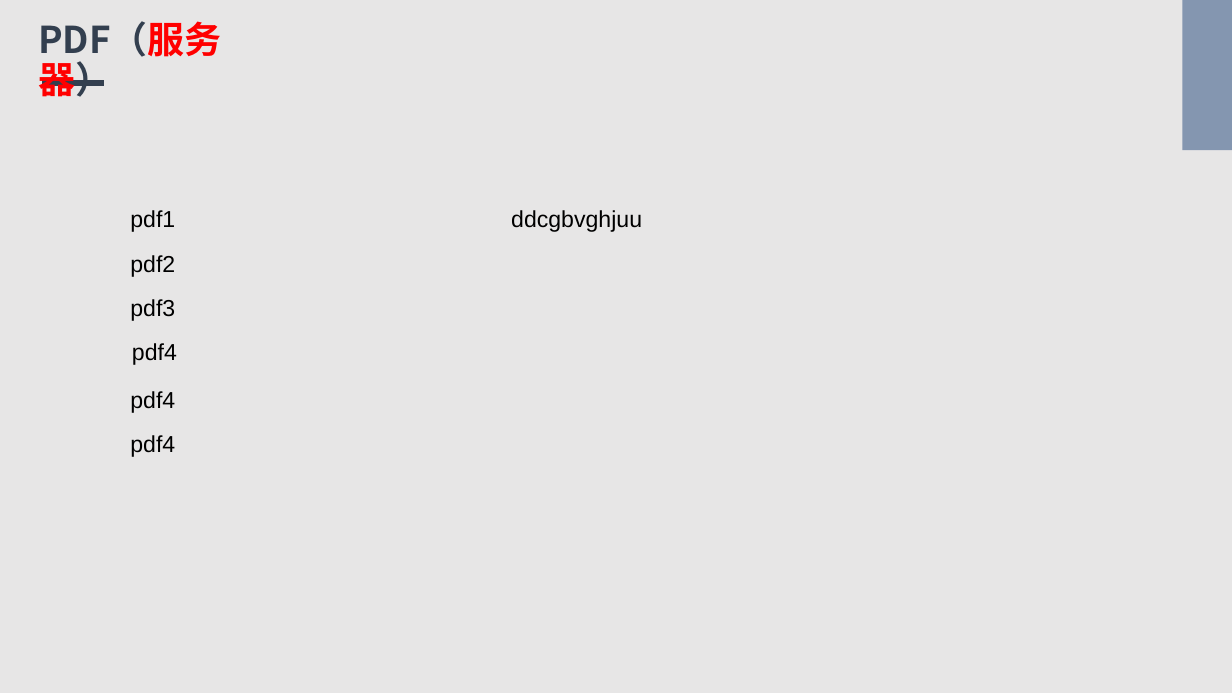
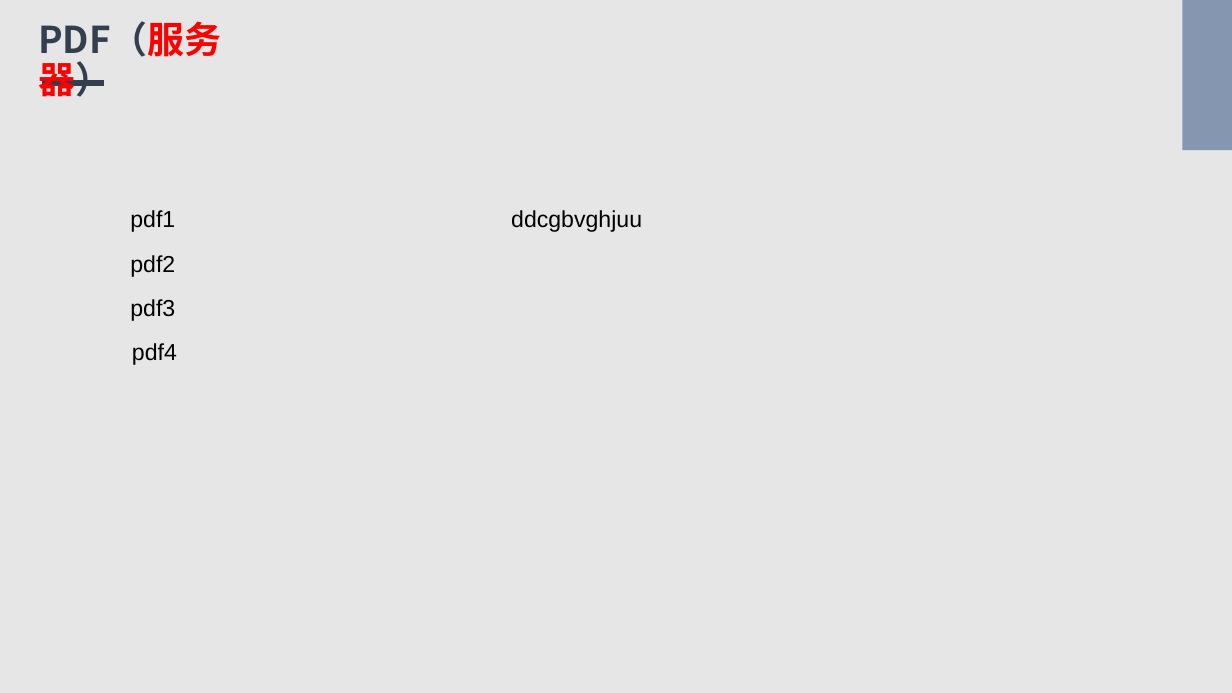
Before and after one commit to Bukehi/BukehiWeb, a slide deck: slide 6 of livefile/livepowerpoint.pptx. Drawn at 1232x693 pixels with LibreOffice and Linux fonts; fonts in the diff are those of the drawing. Boxes give left, top, right and bottom in pixels: in the first picture for what was removed or moved away, otherwise in the second. Text is boxed around its words. In the diff, an @@ line names an element or a change of style, - is before the commit and + after.

```diff
--- a/livefile/livepowerpoint.pptx
+++ b/livefile/livepowerpoint.pptx
@@ text removed at (x1=130, y1=391, x2=175, y2=413) @@
-pdf4
@@ text removed at (x1=130, y1=435, x2=175, y2=457) @@
-pdf4
```
Also in this commit, not shown: 2 other slides changed, 1 slide added.
